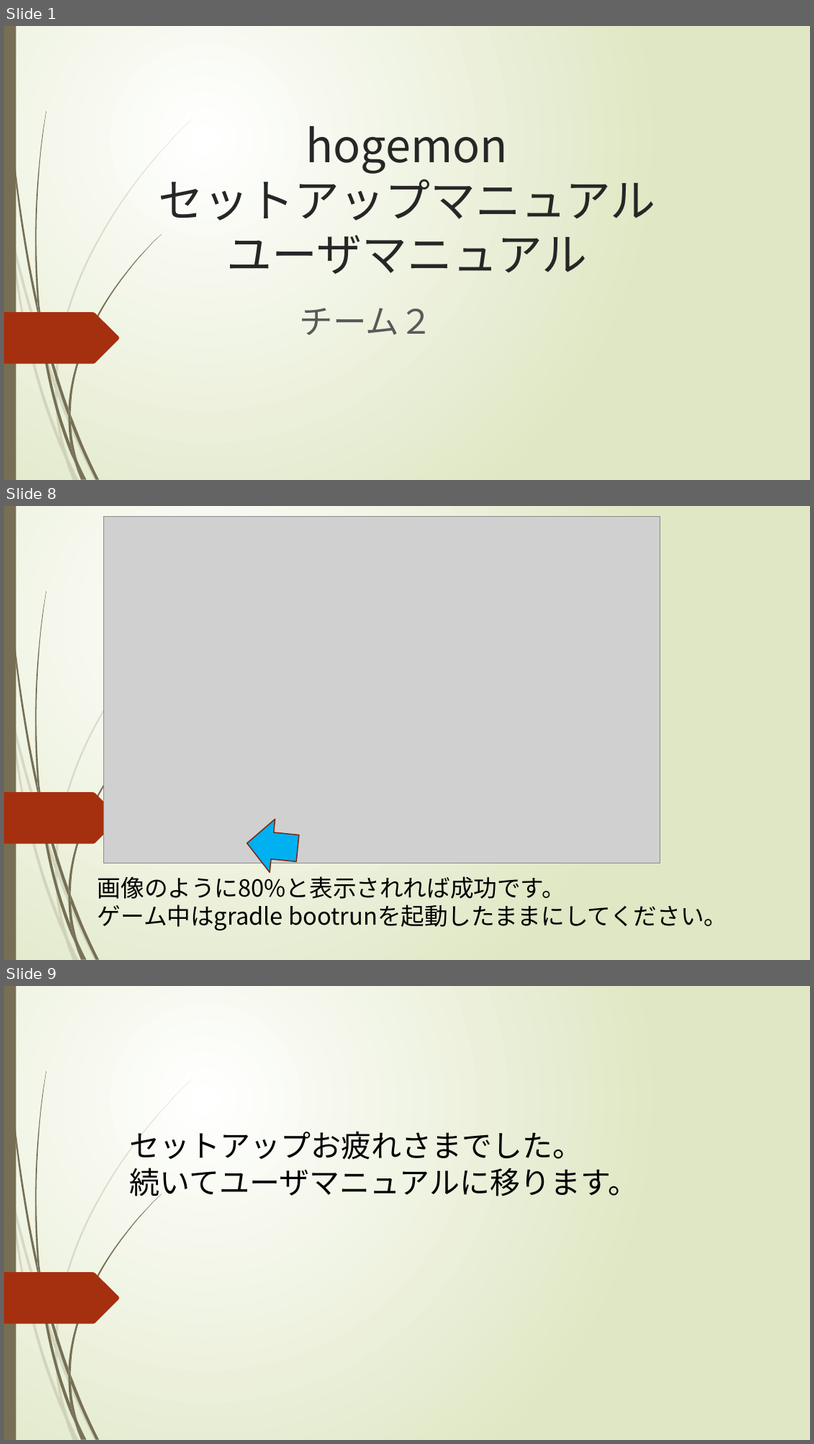
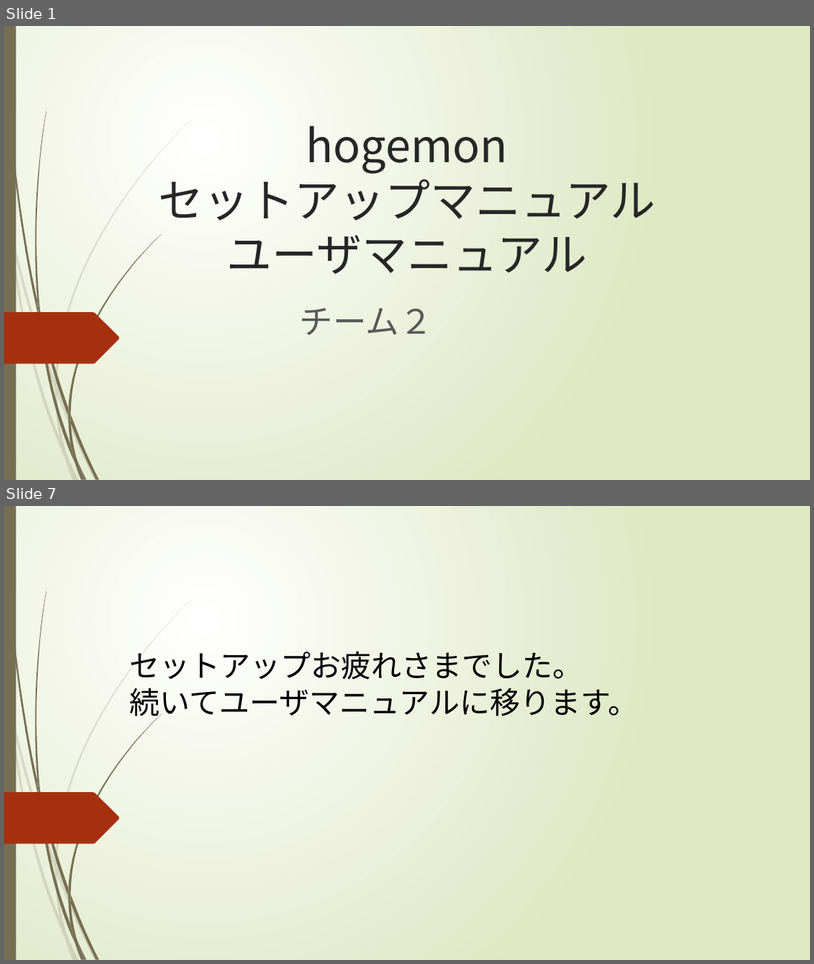
Before and after one commit to e1b20111/hogemon, a slide deck: hogemonマニュアル.pptx. Shown one above the other, each under a label of ours: slides 1, 8 and 9 before the commit, slides 1 and 7 after it; the slides between them are not shown. The pictures are 814x1444 and 814x964 pixels, drawn with LibreOffice and Linux fonts; fonts in the diff are those of the drawing; grey boxes stand for pictures. Boxes give left, top, right and bottom in pixels: in the first picture for what was removed or moved away, otherwise in the second. Text is boxed around its words. In the diff, an @@ line names an element or a change of style, - is before the commit and + after.

```diff
--- a/hogemonマニュアル.pptx
+++ b/hogemonマニュアル.pptx
@@ slide 8 removed at [4, 506, 810, 960], background gradient #FFFFFF to #DFE8C4; not listed: 24 template elements that a slide beside it also shows @@
@@ picture removed at [104, 516, 661, 862] @@
@@ right arrow removed at [244, 816, 301, 875] @@
@@ text removed at [98, 876, 728, 930] @@
-画像のように80%と表示されれば成功です。
-ゲーム中はgradle bootrunを起動したままにしてください。
@@ what was slide 9 is now slide 7 @@
```
Also in this commit, not shown: 2 slides changed, 3 slides added, 4 other slides removed.
